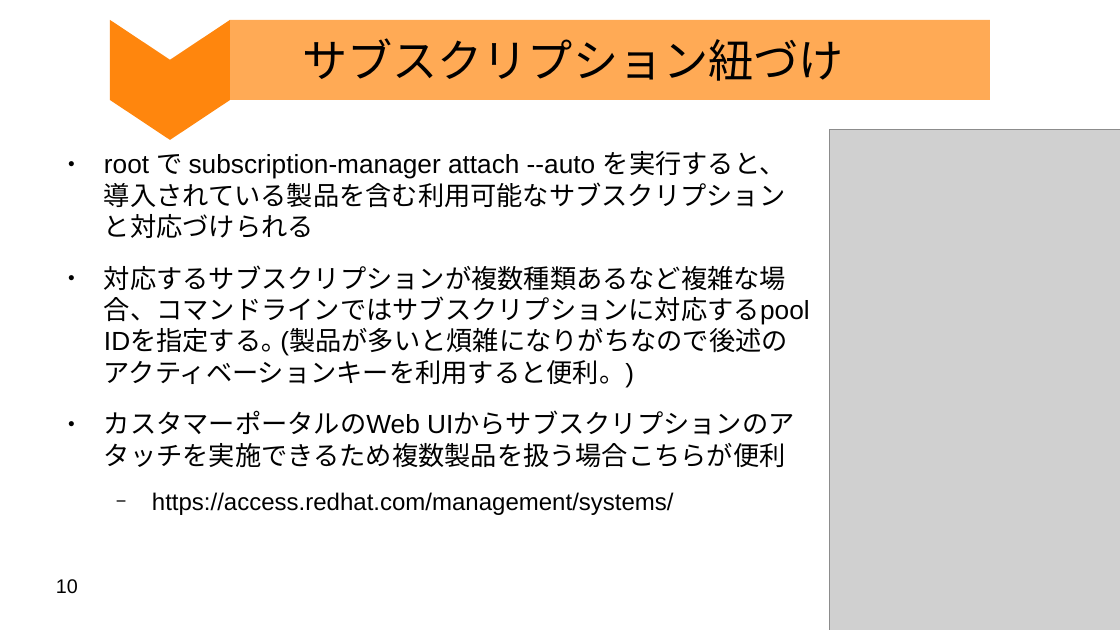
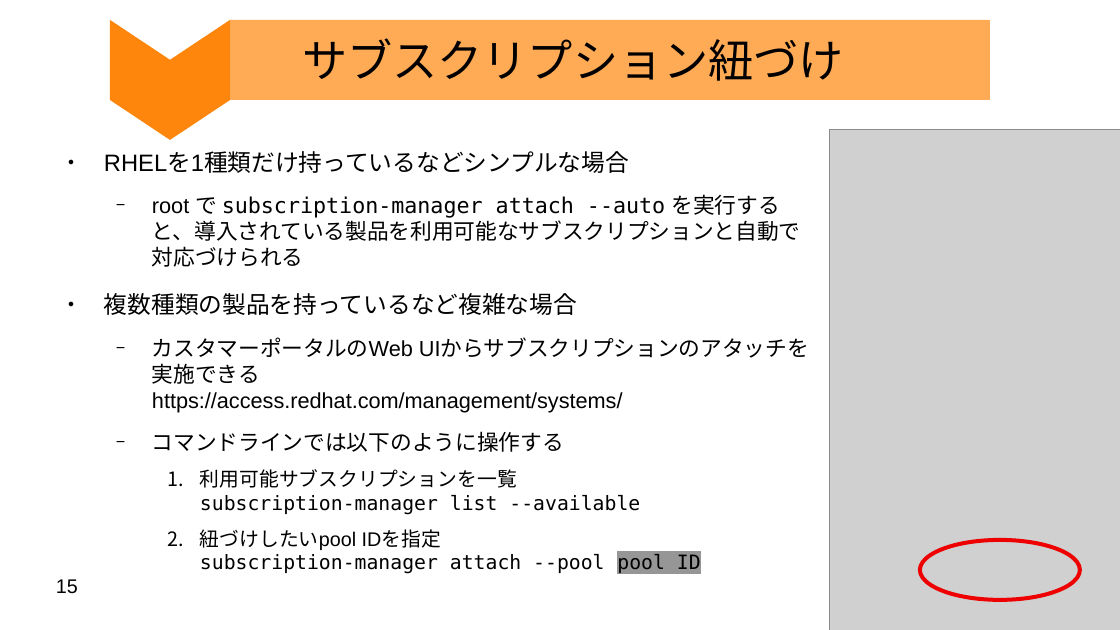
Before and after one commit to moriwaka/moriwaka.github.io, a slide deck: slide 15 of Presentation/RHEL/beginner/rhel-subscription.odp (slide 10 before the commit). Drawn at 1120x630 pixels with LibreOffice and Linux fonts; fonts in the diff are those of the drawing; grey boxes stand for pictures. Boxes give left, top, right and bottom in pixels: in the first picture for what was removed or moved away, otherwise in the second. Text is boxed around its words. In the diff, an @@ line names an element or a change of style, - is before the commit and + after.

Commit message:
add license update rhel-subscription

```diff
--- a/Presentation/RHEL/beginner/rhel-subscription.odp
+++ b/Presentation/RHEL/beginner/rhel-subscription.odp
@@ text at bbox=[104, 152, 801, 574]: text changed; size 18.6 to 15.4 pt @@
-● root で subscription-manager attach --auto を実行すると、導入されている製品を含む利用可能なサブスクリプションと対応づけられる
-● 対応するサブスクリプションが複数種類あるなど複雑な場合、コマンドラインではサブスクリプションに対応するpool IDを指定する｡ (製品が多いと煩雑になりがちなので後述のアクティベーションキーを利用すると便利。)
-● カスタマーポータルのWeb UIからサブスクリプションのアタッチを実施できるため複数製品を扱う場合こちらが便利
-  − https://access.redhat.com/management/systems/
+● RHELを1種類だけ持っているなどシンプルな場合
+  − root で subscription-manager attach --auto を実行すると、導入されている製品を利用可能なサブスクリプションと自動で対応づけられる
+● 複数種類の製品を持っているなど複雑な場合
+  − カスタマーポータルのWeb UIからサブスクリプションのアタッチを実施できる
+    https://access.redhat.com/management/systems/
+  − コマンドラインでは以下のように操作する
+    1. 利用可能サブスクリプションを一覧
+       subscription-manager list --available
+    2. 紐づけしたいpool IDを指定
+       subscription-manager attach --pool pool ID
@@ ellipse added at bbox=[921, 540, 1080, 600], outline #EE0000 2.83 pt @@
@@ page number at bbox=[56, 579, 78, 594]: text changed @@
-10
+15
```
Also in this commit, not shown: 13 other slides changed, 2 slides added, 1 slide removed, 2 other files.
